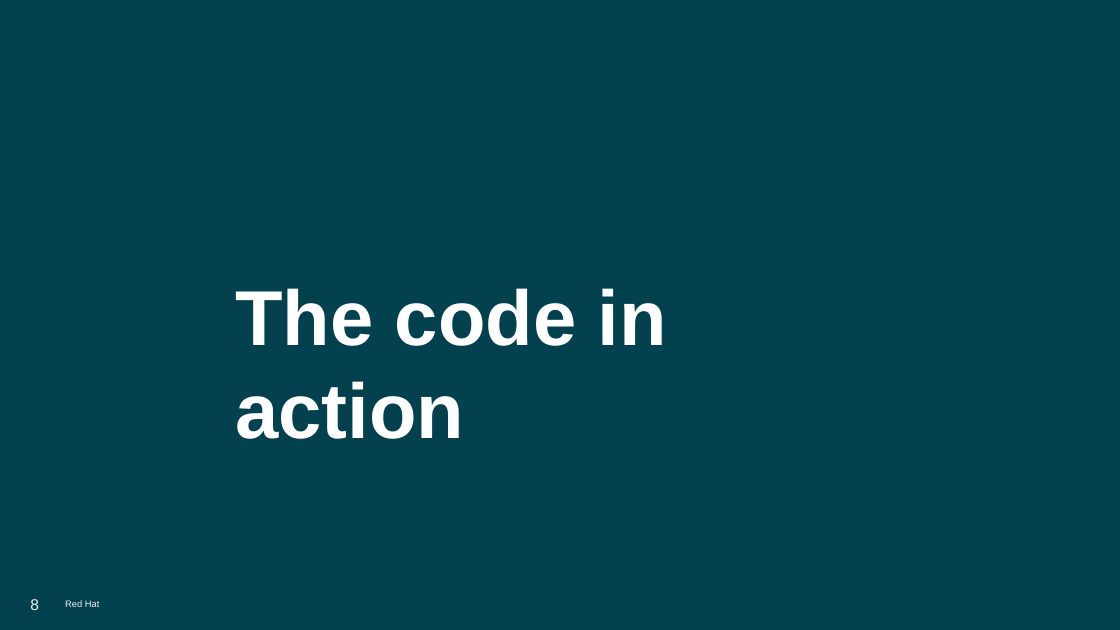
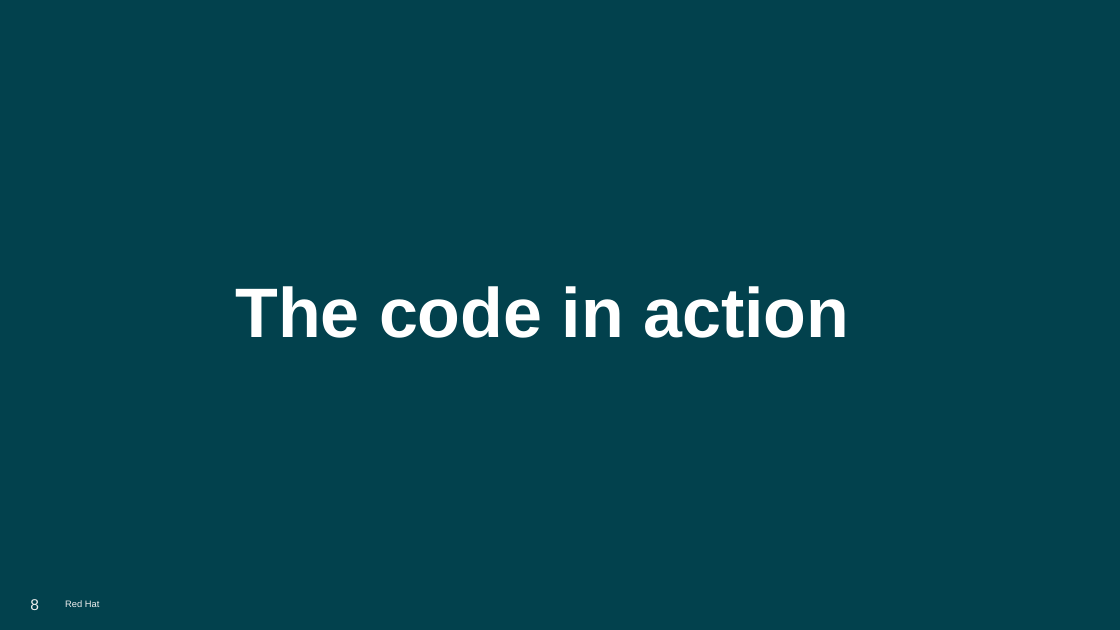
Before and after one commit to aldettinger/javazone-2025, a slide deck: slide 8 of JavaZone 2025.odp. Drawn at 1120x630 pixels with LibreOffice and Linux fonts; fonts in the diff are those of the drawing; background and template pictures are left out. Boxes give left, top, right and bottom in pixels: in the first picture for what was removed or moved away, otherwise in the second. Text is boxed around its words. In the diff, an @@ line names an element or a change of style, - is before the commit and + after.

```diff
--- a/JavaZone 2025.odp
+++ b/JavaZone 2025.odp
@@ text "The code in action" at bbox=[235, 286, 849, 338]: size 50 to 45 pt @@
```
Also in this commit, not shown: 6 other slides changed, 1 other file.
